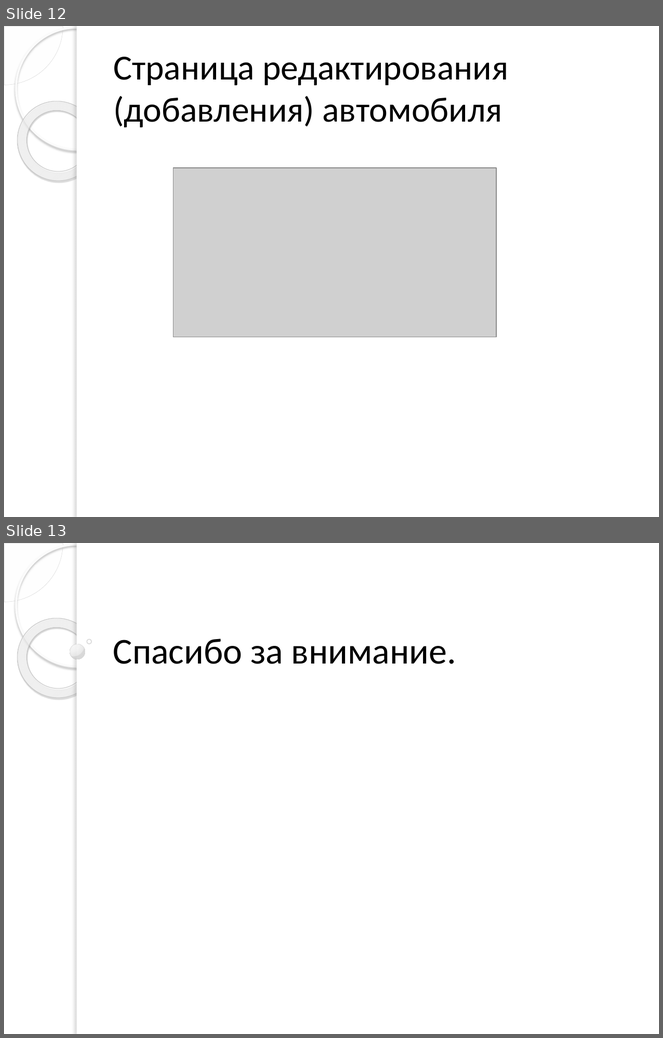
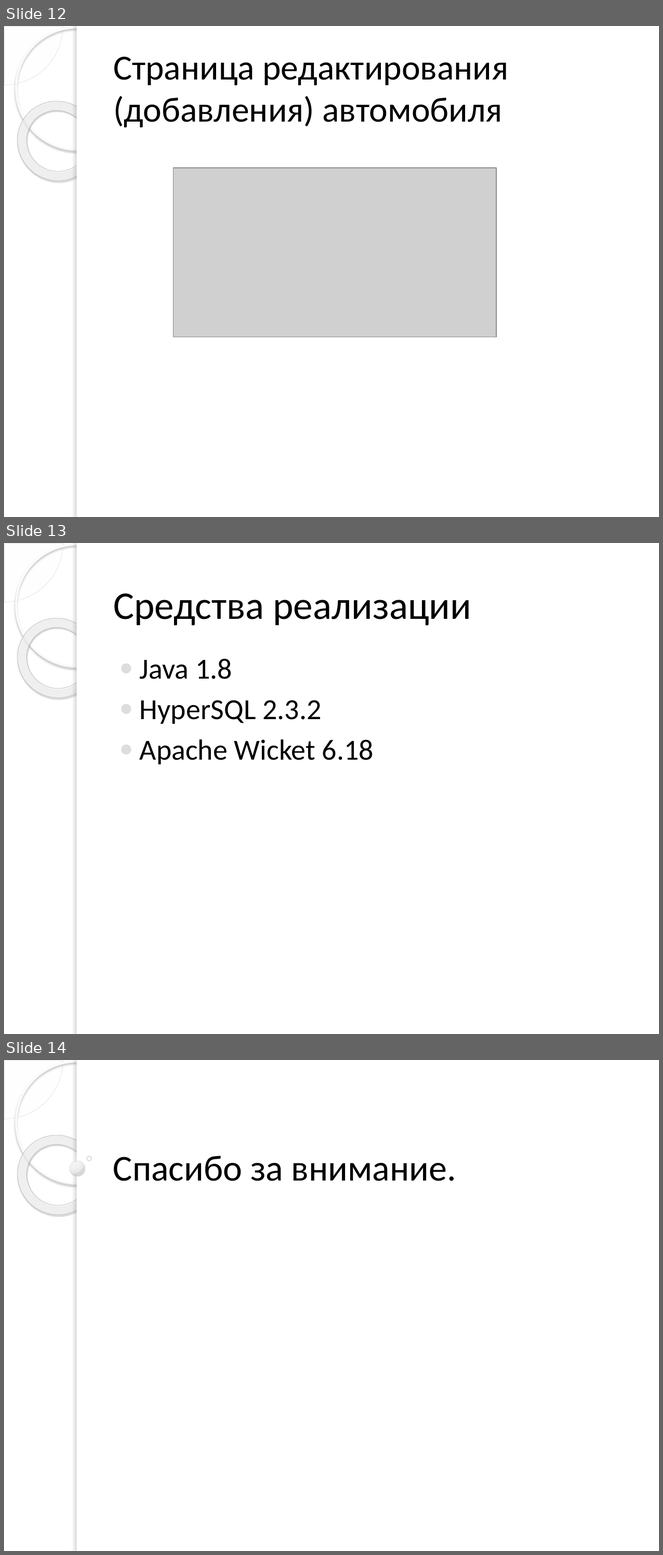
Before and after one commit to alexei-yasko/oit.labs, a slide deck: docs/Система управления перевозками.pptx. Shown one above the other, each under a label of ours: slides 12 and 13 before the commit, slides 12, 13 and 14 after it. The pictures are 663x1038 and 663x1555 pixels, drawn with LibreOffice and Linux fonts; fonts in the diff are those of the drawing; grey boxes stand for pictures; background and template pictures are left out. Boxes give left, top, right and bottom in pixels: in the first picture for what was removed or moved away, otherwise in the second. Text is boxed around its words. In the diff, an @@ line names an element or a change of style, - is before the commit and + after.

Commit message:
lab4

```diff
--- a/docs/Система управления перевозками.pptx
+++ b/docs/Система управления перевозками.pptx
@@ slide 13 added at box(4, 543, 659, 1034), background picture (left out); not listed: 5 template elements that a slide beside it also shows @@
@@ title added at box(113, 593, 471, 626), 43 pt, text #000000 @@
+Средства реализации
@@ text added at box(140, 658, 374, 765), 32 pt, text #000000 @@
+● Java 1.8
+● HyperSQL 2.3.2
+● Apache Wicket 6.18
@@ what was slide 13 is now slide 14 @@
```
